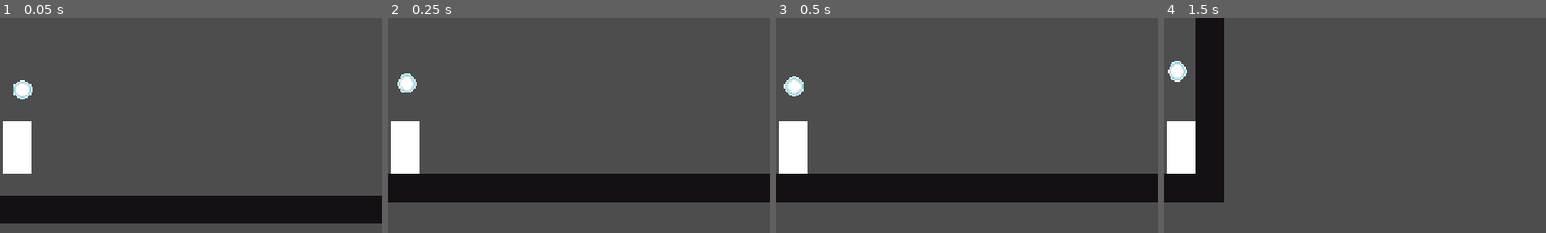
Above: before the commit, frames 1-4 (left to right).
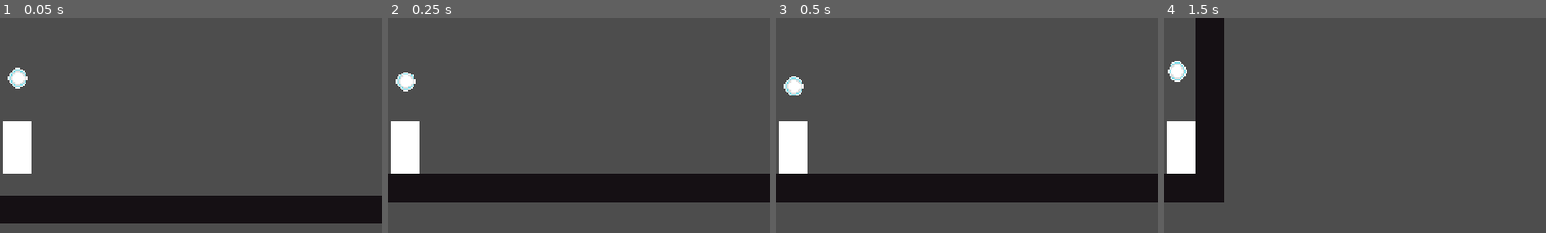
Above: after the commit, the same moments.

Repository: Timi865/Microvania
Game: Godot game, scene res://Scenes/game.tscn
The game is run twice, just before and just after one commit, with the same random seed, the same clock (stepped at 60 frames per second) and the same inputs.
Inputs:
- Up to frame 1 (0.05 s): no input
- Up to frame 2 (0.25 s): no input
- Up to frame 3 (0.5 s): no input
- Up to frame 4 (1.5 s): hold Right (Move_right) from 0.53 s (still down); tap C (dash) at 0.6, 1.35 s; tap Space (Jump) at 0.77 s
The pictures show only the part of the screen within x 46-96%, y 21-71%; the shares and areas given below are measured in that part.

The runs differ from the first frame. In frame 1, 0.6% of the frame differs, in the area x 2-9%, y 23-38%; in frame 2, 0.3%; in frame 3, less than 0.1%; in frame 4, nothing differs.
Error after the commit: Invalid assignment of property or key 'position' with value of type 'Vector2' on a base object of type 'null instance'. (res://Scripts/orb_manager.gd:8)

Commit message:
Orb1
renamed the first orb to Orb1 in preparation for two new ones

Diff:
--- a/Scenes/character_body_2d.tscn
+++ b/Scenes/character_body_2d.tscn
@@ -23,6 +23,6 @@
 [node name="OrbManager" type="Node2D" parent="." unique_id=285544787]
 script = ExtResource("2_it8n0")
 
-[node name="Orb" parent="OrbManager" unique_id=915681463 instance=ExtResource("2_88kja")]
+[node name="Orb1" parent="OrbManager" unique_id=915681463 instance=ExtResource("2_88kja")]
 position = Vector2(0, -19)
 physics_reaction = 0.05
